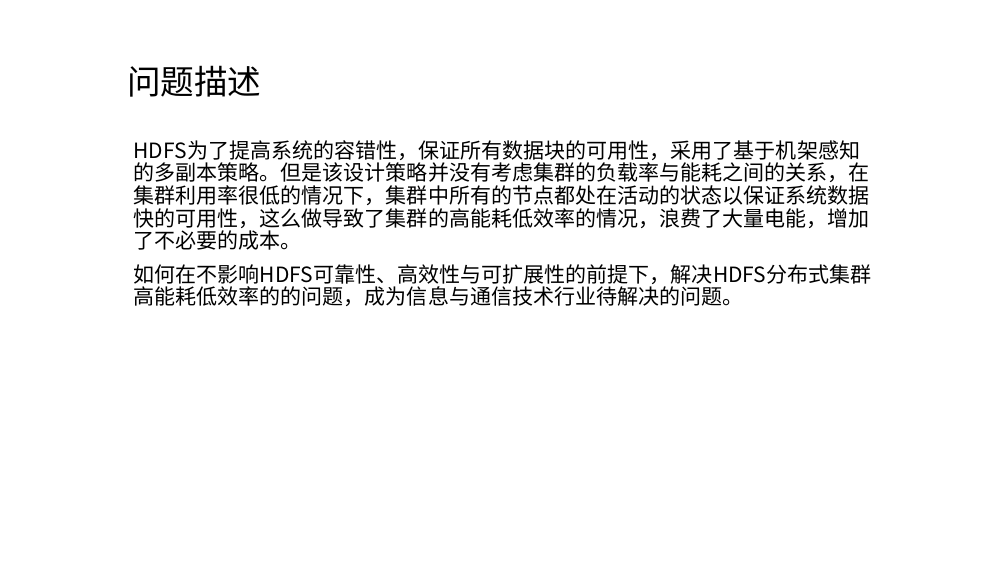
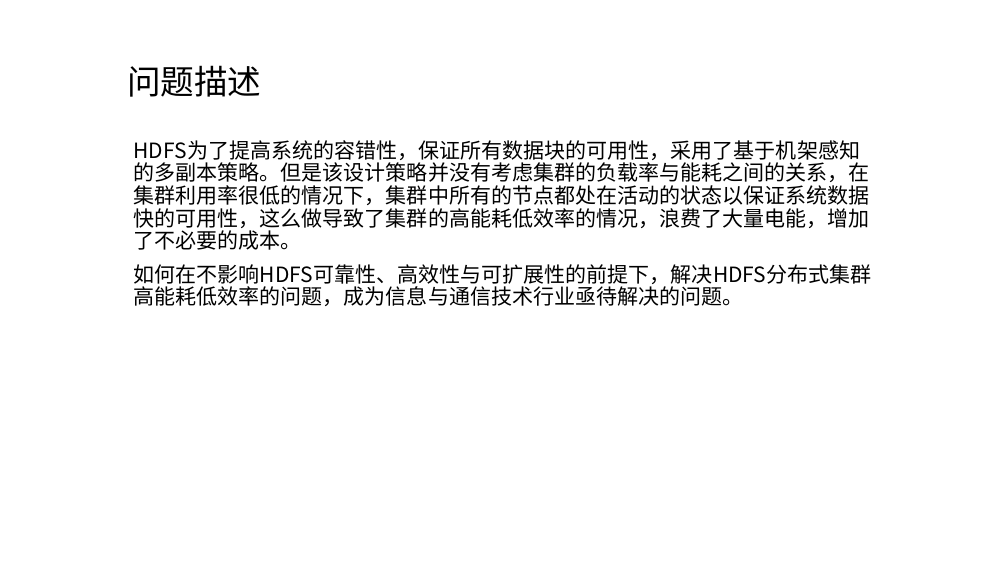
Before and after one commit to NewQJX/Paper, a slide deck: slide 2 of 00-Selected for discussion/A/HDFS节能算法.pptx. Drawn at 1008x567 pixels with LibreOffice and Linux fonts; fonts in the diff are those of the drawing. Boxes give left, top, right and bottom in pixels: in the first picture for what was removed or moved away, otherwise in the second. Text is boxed around its words. In the diff, an @@ line names an element or a change of style, - is before the commit and + after.

```diff
--- a/00-Selected for discussion/A/HDFS节能算法.pptx
+++ b/00-Selected for discussion/A/HDFS节能算法.pptx
@@ subtitle at bbox=[134, 264, 872, 306]: text changed @@
-如何在不影响HDFS可靠性、高效性与可扩展性的前提下，解决HDFS分布式集群高能耗低效率的的问题，成为信息与通信技术行业待解决的问题。
+如何在不影响HDFS可靠性、高效性与可扩展性的前提下，解决HDFS分布式集群高能耗低效率的问题，成为信息与通信技术行业亟待解决的问题。
```
Also in this commit, not shown: 4 other slides changed.
